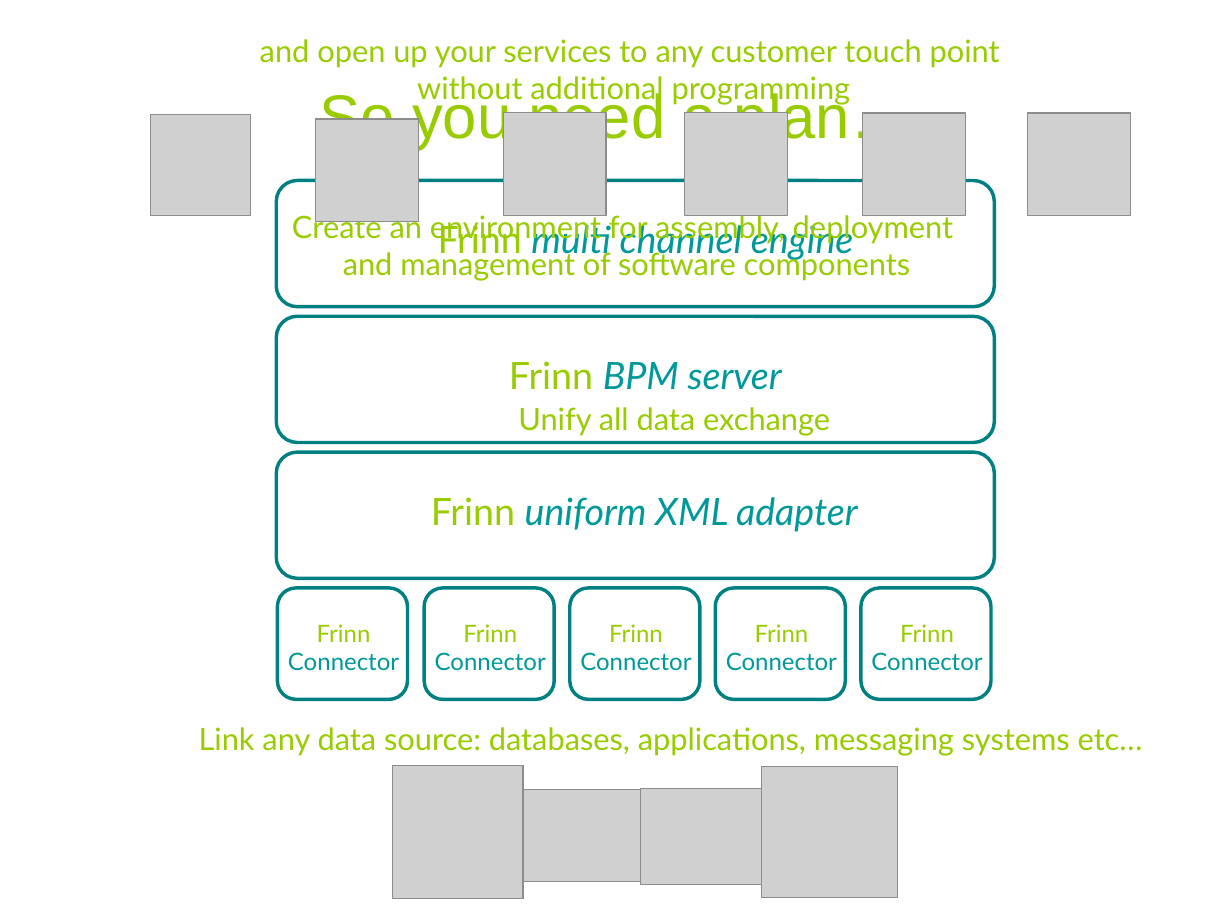
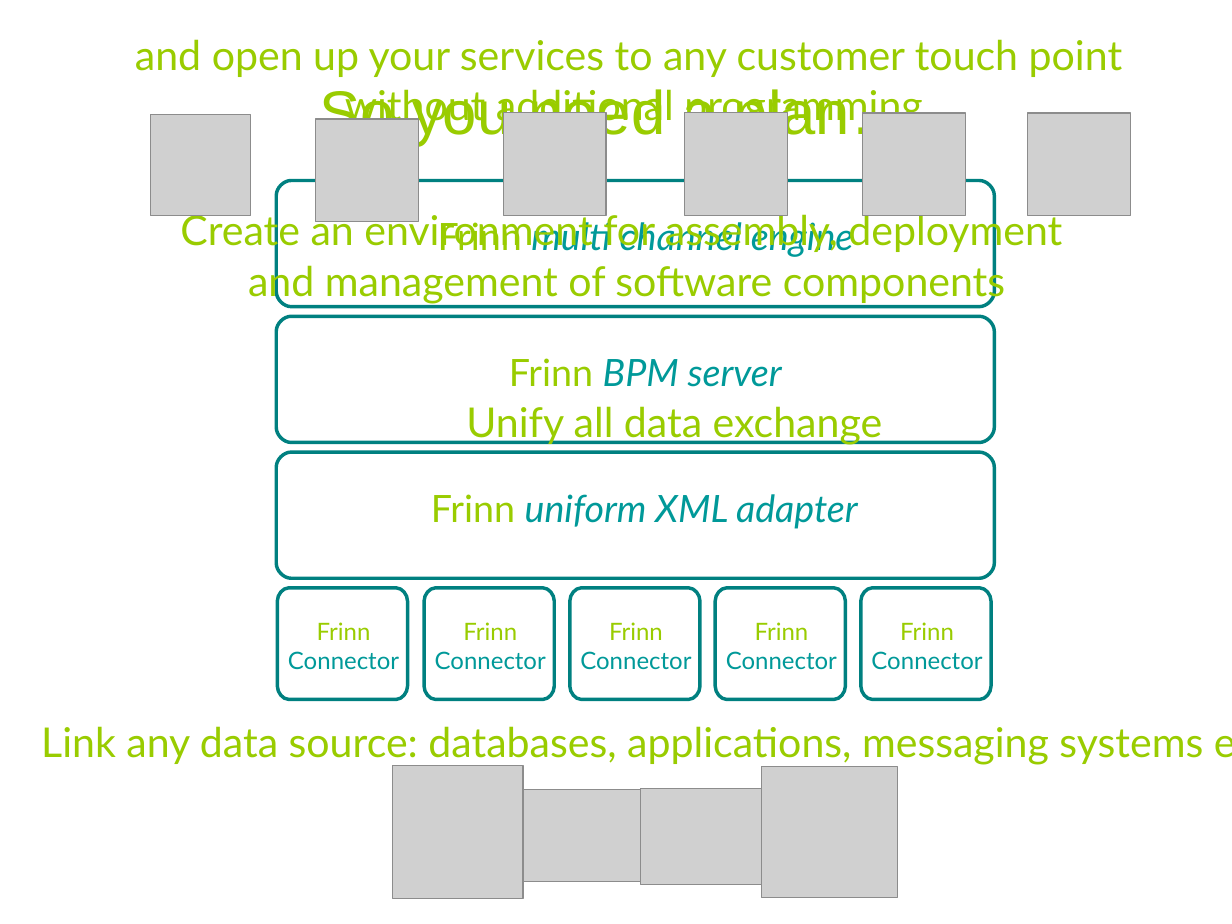
Before and after one commit to Dexels/navajo, a slide deck: slide 4 of doc/Frinn2.ppt. Drawn at 1232x924 pixels with LibreOffice and Linux fonts; fonts in the diff are those of the drawing; grey boxes stand for pictures. Boxes give left, top, right and bottom in pixels: in the first picture for what was removed or moved away, otherwise in the second. Text is boxed around its words. In the diff, an @@ line names an element or a change of style, - is before the commit and + after.

```diff
--- a/doc/Frinn2.ppt
+++ b/doc/Frinn2.ppt
@@ text "and open up your services ...": place and size @@
-text "and open up your services ..." at [260, 39, 1000, 105]
+text "and open up your services ..." at [135, 39, 1123, 128]
@@ title "So you need a plan…" at [320, 85, 912, 146]: line spacing 1 to 0.93 @@
@@ size 18 to 24 pt; line spacing 1 to 0.97 in 4 elements at [466, 406, 883, 445], [41, 726, 1203, 765], [135, 39, 1123, 128], [131, 201, 1124, 310] @@
@@ rounded rectangle "Create an environment for assembly, ...": place and size @@
-rounded rectangle "Create an environment for assembly, ..." at [292, 211, 953, 281]
+rounded rectangle "Create an environment for assembly, ..." at [131, 201, 1124, 310]
@@ rounded rectangle removed at [276, 181, 994, 307] @@
@@ freeform shape added at [276, 181, 994, 307], outline #008080 2.01 pt @@
@@ rounded rectangle removed at [276, 317, 994, 442] @@
@@ freeform shape added at [276, 317, 994, 442], outline #008080 2.01 pt @@
@@ line spacing 1 to 0.97 in 3 elements at [431, 494, 858, 529], [438, 218, 854, 257], [509, 358, 782, 387] @@
@@ text "Unify all data exchange": place and size @@
-text "Unify all data exchange" at [518, 407, 830, 436]
+text "Unify all data exchange" at [466, 406, 883, 445]
@@ rounded rectangle removed at [276, 452, 994, 578] @@
@@ freeform shape added at [276, 452, 994, 578], outline #008080 2.01 pt @@
@@ rounded rectangle removed at [277, 588, 408, 699] @@
@@ freeform shape added at [277, 588, 408, 699], outline #008080 2.01 pt @@
@@ rounded rectangle removed at [424, 588, 554, 699] @@
@@ freeform shape added at [424, 588, 554, 699], outline #008080 2.01 pt @@
@@ rounded rectangle removed at [570, 588, 701, 699] @@
@@ freeform shape added at [570, 588, 701, 699], outline #008080 2.01 pt @@
@@ rounded rectangle removed at [716, 588, 846, 699] @@
@@ freeform shape added at [716, 588, 846, 699], outline #008080 2.01 pt @@
@@ rounded rectangle removed at [861, 588, 992, 699] @@
@@ freeform shape added at [861, 588, 992, 699], outline #008080 2.01 pt @@
@@ text at [317, 622, 371, 640]: line spacing 1 to 0.97 @@
@@ text at [463, 622, 517, 640]: line spacing 1 to 0.97 @@
@@ text at [609, 622, 663, 640]: line spacing 1 to 0.97 @@
@@ text at [755, 622, 809, 640]: line spacing 1 to 0.97 @@
@@ text at [900, 622, 954, 640]: line spacing 1 to 0.97 @@
@@ text "Link any data source: databases, ...": place and size @@
-text "Link any data source: databases, ..." at [199, 727, 1143, 756]
+text "Link any data source: databases, ..." at [41, 726, 1203, 765]
```
Also in this commit, not shown: 7 other slides changed, 6 other files.
